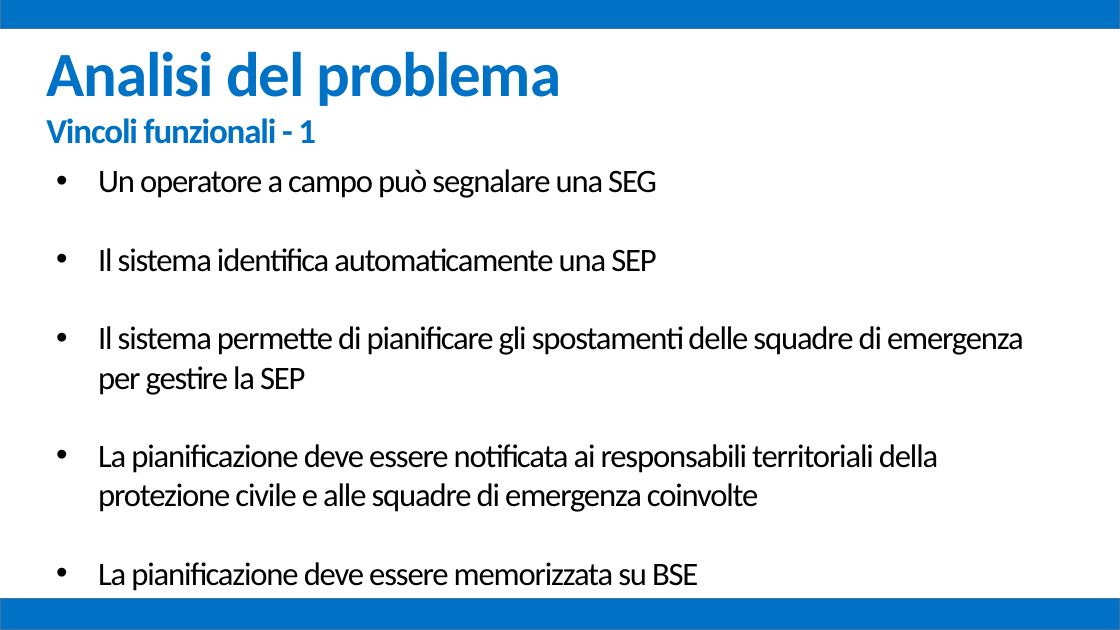
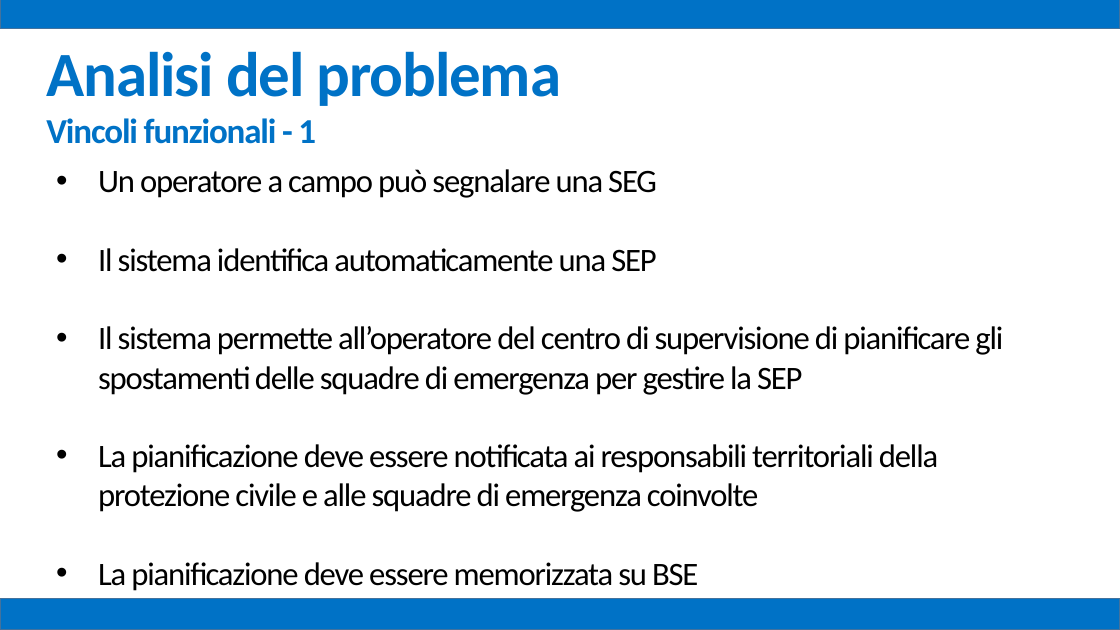
Before and after one commit to mz1991/ProgettoFebbraio2015, a slide deck: slide 14 of Febbraio 2015.pptx (slide 13 before the commit). Drawn at 1120x630 pixels with LibreOffice and Linux fonts; fonts in the diff are those of the drawing. Boxes give left, top, right and bottom in pixels: in the first picture for what was removed or moved away, otherwise in the second. Text is boxed around its words. In the diff, an @@ line names an element or a change of style, - is before the commit and + after.

```diff
--- a/Febbraio 2015.pptx
+++ b/Febbraio 2015.pptx
@@ text at [98,326,1003,395]: text changed @@
-• Il sistema permette di pianificare gli spostamenti delle squadre di emergenza per gestire la SEP
+• Il sistema permette all’operatore del centro di supervisione di pianificare gli spostamenti delle squadre di emergenza per gestire la SEP
```
Also in this commit, not shown: 16 other slides changed, 1 slide added, 6 other files.
